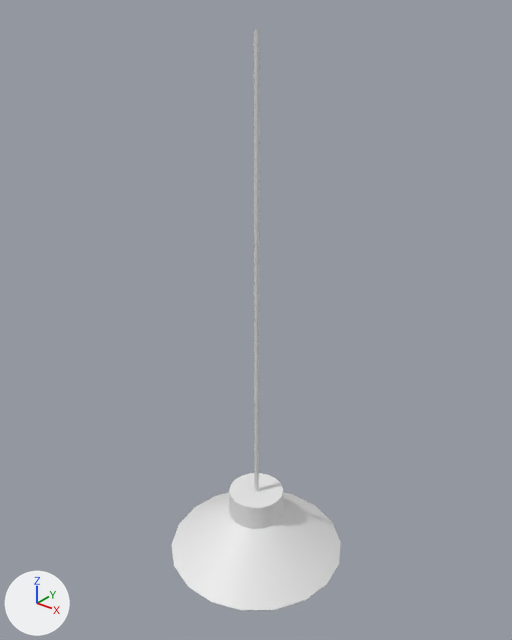
Renders of the FBX model Assets/ART/Meshes/GENERAL/SM_Ceiling_Lamp_02.fbx from each side of a commit.
Both versions are drawn from a 50 mm lens placed at (1.025, -1.282, 1.553), pointed at (-0.009, 0.01, 0.752). The axes (+X, +Y, +Z) are drawn at lower left. The lights are the same throughout. The older version comes first. Where no turn or scale is listed for an object, it has been applied to the vertices.

Names of what the first picture shows: 'SM_Ceiling_Lamp_02'.
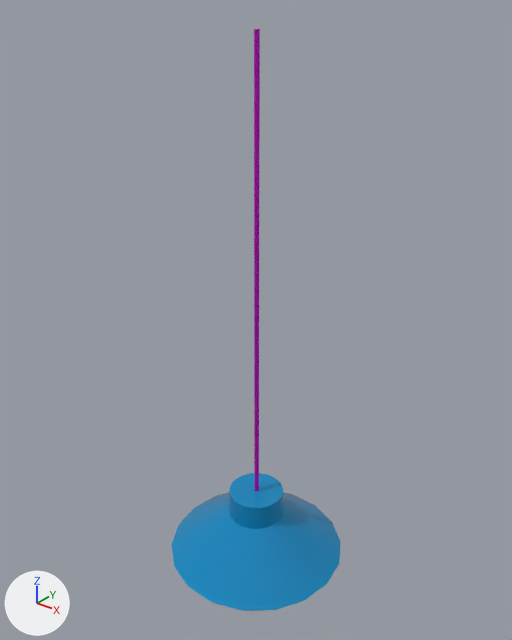
What differs and where, as boxes (x1, y1, x2, y2) in the pictures (512 x 640 px):
part 1 of me_mesh, recoloured (white to cyan): (171, 473, 341, 611) in both
part 2 of me_mesh, recoloured (darker): (254, 29, 260, 492) in both

What changed in the scene script:
```text
Add mat_m_lightbulb:
    mat_m_lightbulb = principled_material('M_Lightbulb')
    mat_m_lightbulb.base_color = (1.0, 0.632, 0.0)  # yellow #ffd000
    mat_m_lightbulb.roughness = 0.0
Add mat_m_plastic_03:
    mat_m_plastic_03 = principled_material('M_Plastic_03')
    mat_m_plastic_03.base_color = (0.46, 0.0, 0.5)  # pink #b500bc
    mat_m_plastic_03.roughness = 0.0
Add mat_m_metal_painted_02:
    mat_m_metal_painted_02 = principled_material('M_Metal_Painted_02')
    mat_m_metal_painted_02.base_color = (0.0, 0.237, 0.5)  # cyan #0086bc
    mat_m_metal_painted_02.roughness = 0.0
Change me_mesh:
    where me_mesh.from_pydata(...)  # 190 vertices, 184 faces; spans x -0.256..0.256, y -0.252..0.252, z 0.0..1.45
    used by ob_sm_ceiling_lamp_02; location = (0.0, 0.0, 0.0)
    me_mesh part 1: 90 of the faces centred in x -0.245..0.245, y -0.249..0.249, z 0.004..0.211 switch from no material to mat_m_metal_painted_02 (cyan #0086bc)
    me_mesh part 2: all 4 faces centred in x -0.002..0.006, y -0.005..0.003, z 0.829 switch from no material to mat_m_plastic_03 (pink #b500bc)
    add me_mesh.materials.append(mat_m_lightbulb)  # yellow #ffd000
```
